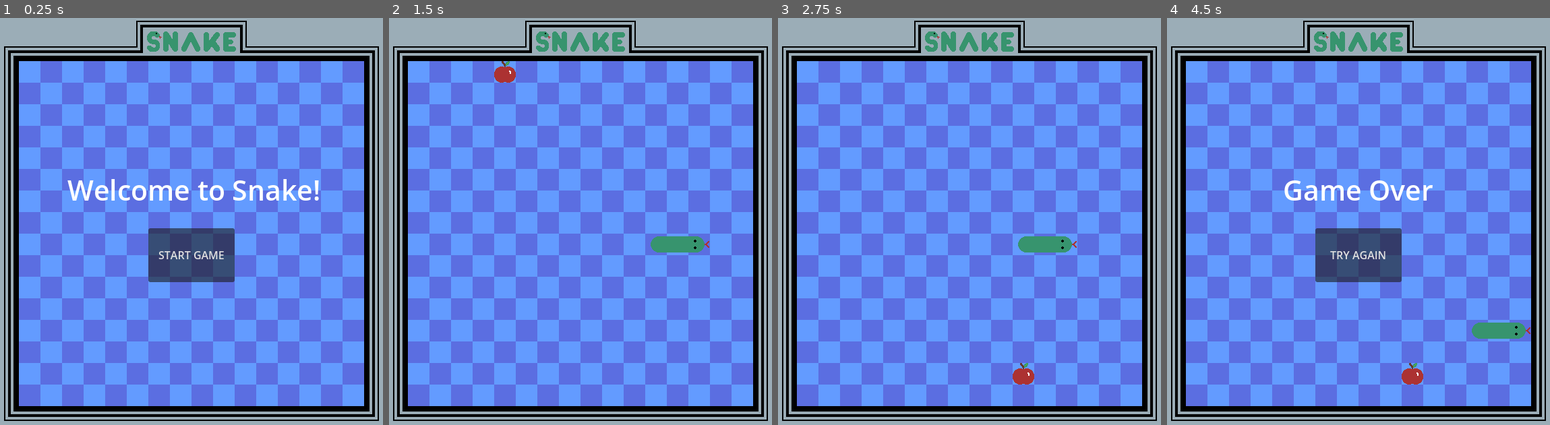
Above: before the commit, frames 1-4 (left to right).
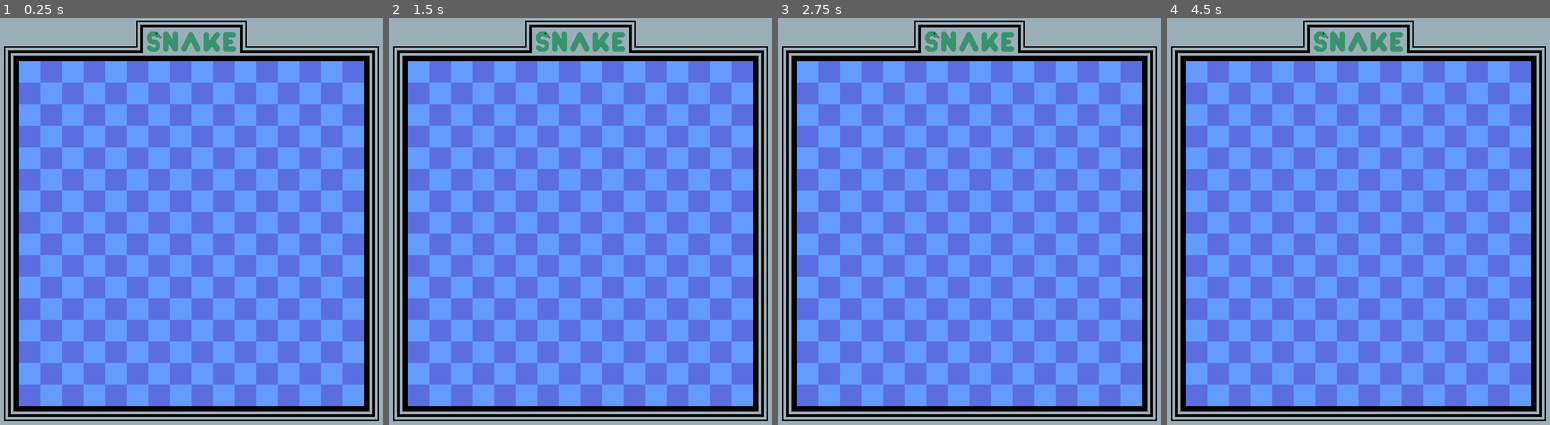
Above: after the commit, the same moments.

Repository: conor-wilson/snake
Game: Godot game, scene res://scenes/main.tscn
Two runs of this game, one before a commit and one after it. Both use one fixed random seed, a clock stepped at 60 frames per second and the inputs below.
Inputs (mouse positions are in pixels of both pictures, inside the frame that each line leads up to):
- Up to frame 1 (0.25 s): no input
- Up to frame 2 (1.5 s): click (580, 254) at 0.5 s, where only the run before the commit has a clickable "START GAME"; hold Right (move_right) from 1.28 s (still down)
- Up to frame 3 (2.75 s): release Right (move_right) at 2 s; click (969, 254) at 2 s, where only the run before the commit has a clickable "TRY AGAIN"
- Up to frame 4 (4.5 s): hold Down (move_down) 2.78-3.53 s; hold Right (move_right) 3.53-4.28 s; hold Up (move_up) from 4.28 s (still down)

The runs differ from the first frame. In frame 1, 4.2% of the frame differs, in the area x 17-84%, y 39-65%; in frame 2, 0.7%; in frame 3, 0.7%; in frame 4, 4.4%, in the area x 30-95%, y 39-91%.

Commit message:
Added score var and tracking to main scene

Diff:
--- a/scenes/main.gd
+++ b/scenes/main.gd
@@ -2,6 +2,7 @@
 
 enum GameState {START_MENU, PLAY, PAUSE, GAME_OVER}
 var game_state : GameState
+var score : int
 
 
 ## ------------- State-Chaging Functions -------------- ##
@@ -12,6 +13,7 @@
 	$Snake.stop_ticker()
 
 func start_game():
+	score = 0
 	game_state = GameState.PLAY
 	$HUD.show_in_game_hud()
 	$Snake.spawn_new_snake()
@@ -40,6 +42,9 @@
 
 func _on_snake_hit():
 	game_over()
+
+func _on_snake_apple_eaten():
+	score += 1
 
 func _on_hud_start_game():
 	match game_state:
--- a/scenes/main.tscn
+++ b/scenes/main.tscn
@@ -5,7 +5,7 @@
 [ext_resource type="PackedScene" uid="uid://bgqiilqhmsujn" path="res://scenes/hud.tscn" id="3_kk0nh"]
 [ext_resource type="PackedScene" uid="uid://5h34575bwelc" path="res://scenes/player_input.tscn" id="4_k3txy"]
 
-[node name="Main" type="Node2D"]
+[node name="Main" type="Node"]
 script = ExtResource("1_wj633")
 
 [node name="Snake" parent="." instance=ExtResource("1_au0ln")]
@@ -14,6 +14,7 @@
 
 [node name="PlayerInput" parent="." instance=ExtResource("4_k3txy")]
 
+[connection signal="apple_eaten" from="Snake" to="." method="_on_snake_apple_eaten"]
 [connection signal="hit" from="Snake" to="." method="_on_snake_hit"]
 [connection signal="start_game" from="HUD" to="." method="_on_hud_start_game"]
 [connection signal="down" from="PlayerInput" to="." method="_on_player_input_down"]
--- a/scenes/snake.gd
+++ b/scenes/snake.gd
@@ -1,6 +1,7 @@
 extends TileMap
 
 signal hit
+signal apple_eaten
 
 var snakeTiles    : Array[SnakeTile] # The array of the snake's tiles
 var appleCoords   : Vector2i         # The coordinate of the apple tile
